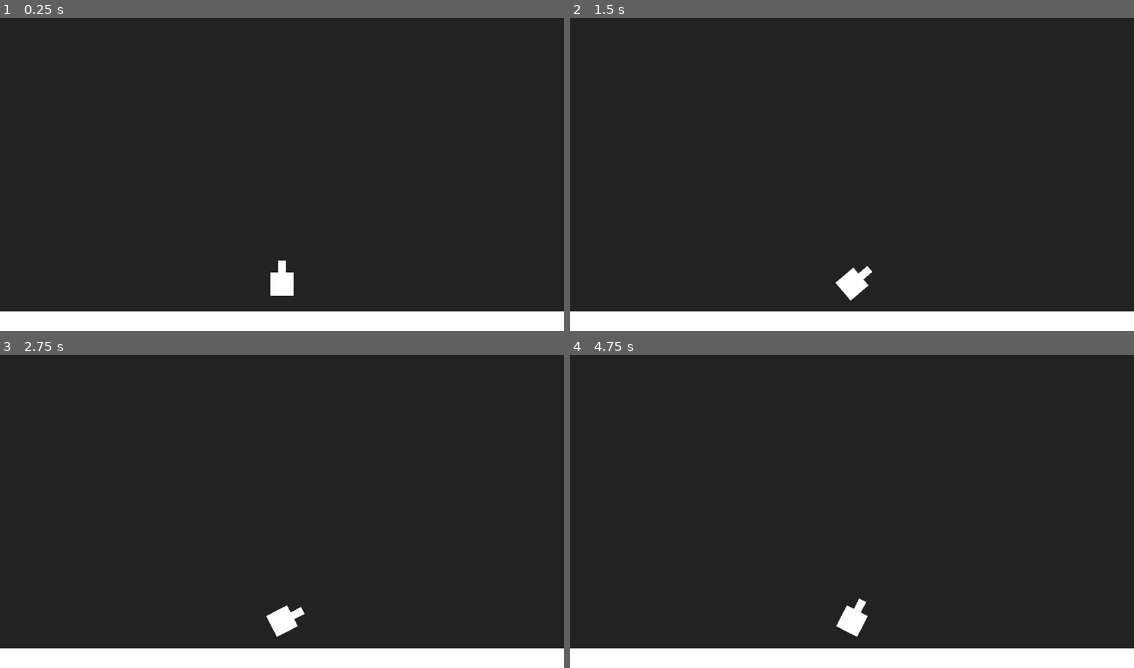
Above: before the commit, frames 1-4 (two rows, left to right).
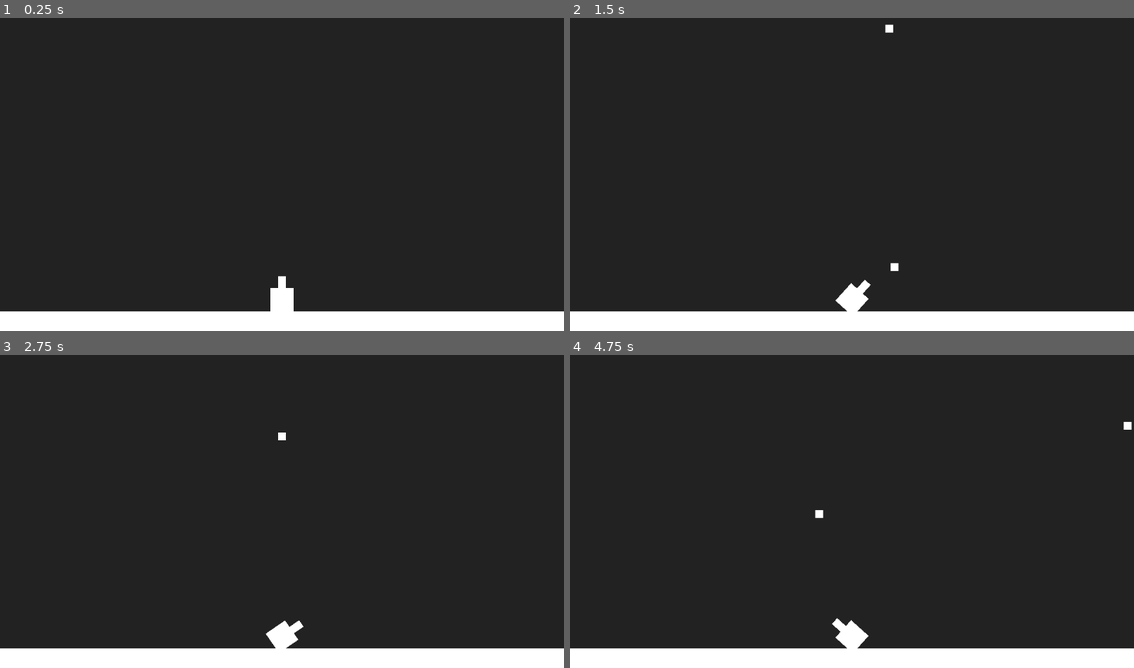
Above: after the commit, the same moments.

Repository: ankit-suman-07/PROJECTILE_2d
Game: Godot game, scene res://scenes/world.tscn
Two runs of this game, one before a commit and one after it. Both use one fixed random seed, a clock stepped at 60 frames per second and the inputs below.
Inputs:
- Up to frame 1 (0.25 s): no input
- Up to frame 2 (1.5 s): tap Enter at 0.5 s; hold D (right) 0.53-1.28 s; tap Space (shoot, bound only after the commit) at 0.6, 1.35 s; hold A (left) from 1.28 s (still down)
- Up to frame 3 (2.75 s): release A (left) at 2.03 s; hold D (right) from 2.03 s (still down); tap Space (shoot, bound only after the commit) at 2.1 s
- Up to frame 4 (4.75 s): tap Space (shoot, bound only after the commit) at 2.85, 3.6, 4.35 s; release D (right) at 3.53 s; hold A (left) from 3.53 s (still down)

The runs differ from the first frame. In frame 1, 0.4% of the frame differs, in the area x 47-53%, y 77-94%; in frame 2, 0.6%; in frame 3, 0.6%; in frame 4, 0.6%, in the area x 43-100%, y 21-94%.

Commit message:
Add player bullets & sound

Diff:
--- a/project.godot
+++ b/project.godot
@@ -29,6 +29,11 @@
 , Object(InputEventKey,"resource_local_to_scene":false,"resource_name":"","device":-1,"window_id":0,"alt_pressed":false …(186 unchanged characters)…
 ]
 }
+shoot={
+"deadzone": 0.2,
+"events": [Object(InputEventKey,"resource_local_to_scene":false,"resource_name":"","device":-1,"window_id":0,"alt_pressed":false,"shift_pressed":false,"ctrl_pressed":false,"meta_pressed":false,"pressed":false,"keycode":0,"physical_keycode":32,"key_label":0,"unicode":32,"location":0,"echo":false,"script":null)
+]
+}
 
 [rendering]
 
--- /dev/null
+++ b/scenes/bullet.tscn
@@ -0,0 +1,18 @@
+[gd_scene load_steps=3 format=3 uid="uid://bjyd3sgrlskbu"]
+
+[ext_resource type="Script" uid="uid://5lcyq85ugj4h" path="res://script/bullet.gd" id="1_mkf8s"]
+
+[sub_resource type="CircleShape2D" id="CircleShape2D_h1aey"]
+radius = 8.0
+
+[node name="bullet" type="StaticBody2D"]
+script = ExtResource("1_mkf8s")
+
+[node name="ColorRect" type="ColorRect" parent="."]
+offset_left = -8.0
+offset_top = -8.0
+offset_right = 8.0
+offset_bottom = 8.0
+
+[node name="CollisionShape2D" type="CollisionShape2D" parent="."]
+shape = SubResource("CircleShape2D_h1aey")
--- a/scenes/player.tscn
+++ b/scenes/player.tscn
@@ -1,12 +1,19 @@
-[gd_scene load_steps=3 format=3 uid="uid://clqc7tfkblrmt"]
+[gd_scene load_steps=6 format=3 uid="uid://clqc7tfkblrmt"]
 
 [ext_resource type="Script" uid="uid://b83v4pa31g2pu" path="res://script/player.gd" id="1_3vyb7"]
+[ext_resource type="PackedScene" uid="uid://bjyd3sgrlskbu" path="res://scenes/bullet.tscn" id="2_g2els"]
+[ext_resource type="AudioStream" uid="uid://o0n5lgawv2c2" path="res://assets/mixkit-game-ball-tap-2073.wav" id="3_qhqgy"]
 
-[sub_resource type="CircleShape2D" id="CircleShape2D_u8vuu"]
-radius = 24.0
+[sub_resource type="RectangleShape2D" id="RectangleShape2D_3vyb7"]
+size = Vector2(16, 20)
+
+[sub_resource type="CircleShape2D" id="CircleShape2D_3vyb7"]
+radius = 24.0208
 
 [node name="player" type="CharacterBody2D"]
+motion_mode = 1
 script = ExtResource("1_3vyb7")
+bullet_scene = ExtResource("2_g2els")
 
 [node name="ColorRect" type="ColorRect" parent="."]
 offset_left = -24.0
@@ -21,4 +28,15 @@
 offset_bottom = -24.0
 
 [node name="CollisionShape2D" type="CollisionShape2D" parent="."]
-shape = SubResource("CircleShape2D_u8vuu")
+position = Vector2(0, -38)
+shape = SubResource("RectangleShape2D_3vyb7")
+
+[node name="CollisionShape2D2" type="CollisionShape2D" parent="."]
+shape = SubResource("CircleShape2D_3vyb7")
+
+[node name="BulletSpawnPoint" type="Marker2D" parent="."]
+position = Vector2(0, -40)
+rotation = -1.5757
+
+[node name="ShootSound" type="AudioStreamPlayer2D" parent="."]
+stream = ExtResource("3_qhqgy")
--- a/scenes/world.tscn
+++ b/scenes/world.tscn
@@ -9,4 +9,5 @@
 position = Vector2(0, 608)
 
 [node name="player" parent="." instance=ExtResource("2_rwgxs")]
-position = Vector2(576, 552)
+position = Vector2(576, 584)
+rotation = 0.00476593
--- /dev/null
+++ b/script/bullet.gd
@@ -0,0 +1,10 @@
+extends StaticBody2D
+
+@export var speed := 600.0
+var direction := Vector2.ZERO
+
+func initialize(dir: Vector2):
+	direction = dir
+
+func _physics_process(delta):
+	position += direction * speed * delta
--- a/script/player.gd
+++ b/script/player.gd
@@ -1,9 +1,38 @@
 extends CharacterBody2D
 
 const ROTATION_SPEED := 90.0  # degrees per second
+const GRAVITY := 1200.0       # pixels per second squared
+const MIN_ROTATION := -60.0   # Left rotation limit
+const MAX_ROTATION := 60.0    # Right rotation limit
+
+@export var bullet_scene: PackedScene
+
+#func _physics_process(delta):
+	#velocity.y += GRAVITY * delta
+	#move_and_slide()
 
 func _process(delta):
 	if Input.is_action_pressed("left"):
 		rotation_degrees -= ROTATION_SPEED * delta
 	elif Input.is_action_pressed("right"):
 		rotation_degrees += ROTATION_SPEED * delta
+
+	# Clamp the rotation so it stays between MIN and MAX
+	rotation_degrees = clamp(rotation_degrees, MIN_ROTATION, MAX_ROTATION)
+
+	if Input.is_action_just_pressed("shoot"):  # Ensure "shoot" is mapped to "x"
+		shoot()
+
+func shoot():
+	if bullet_scene:
+		var bullet = bullet_scene.instantiate()
+		var spawn_point = $BulletSpawnPoint.global_position
+		var direction = Vector2.UP.rotated(global_rotation)  # Shoot in the facing direction
+
+		bullet.global_position = spawn_point
+		if bullet.has_method("initialize"):
+			bullet.initialize(direction)
+
+		get_tree().current_scene.add_child(bullet)
+		# Play shoot sound
+		$ShootSound.play()
Not shown, added: assets/mixkit-game-ball-tap-2073.wav.import
Not shown, added: script/bullet.gd.uid
Not shown, added: assets/mixkit-game-ball-tap-2073.wav
